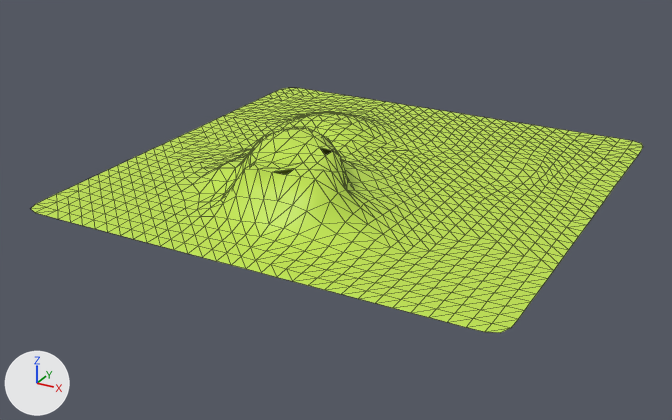
Renders of the glTF model models/Isle.glb from each side of a commit.
The view is the same before and after, from a 50 mm camera at (373.0, -402.0, 177.0) aimed at (162.0, -19.0, -14.0). The axes (+X, +Y, +Z) are drawn at lower left. The lights are the same throughout. Mesh edges are drawn as thin lines. Objects named as collision shapes, trigger or cutter boxes, shadow casters or lower levels of detail are left out. Where no turn or scale is listed for an object, it has been applied to the vertices. Vertices at the same position are counted once.

The scene before the commit, as lines of its bpy script (objects in view):
```python
mat_grass_001 = principled_material('Grass.001')
mat_grass_001.base_color = (0.548, 0.8, 0.0765)  # green #c3e74e
me_plane_027 = bpy.data.meshes.new('Plane.027')
me_plane_027.from_pydata(...)  # 1089 vertices, 2048 faces; spans x -119.0..119.0, y -119.0..119.0, z 0.0..33.0
me_plane_027.materials.append(mat_grass_001)  # green #c3e74e
# before: 939 (-97.0, 97.0, 0.0) at pixel (298, 99), 940 (-104.0, 97.0, 0.0) at pixel (288, 97), 942 (-89.0, 104.0, 0.0) at pixel (314, 97), 943 (-97.0, 104.0, 0.0) at pixel (304, 96), 1019 (-82.0, 112.0, 0.0) at pixel (329, 96)
# before: 1020 (-89.0, 112.0, 0.0) at pixel (319, 94), 1039 (-119.0, 82.0, 0.0) at pixel (256, 100), 1040 (-112.0, 74.0, 0.0) at pixel (260, 104), 1043 (-119.0, 67.0, 0.0) at pixel (243, 106), 1044 (-112.0, 60.0, 0.0) at pixel (247, 111)
ob_isle = bpy.data.objects.new('Isle', me_plane_027)
ob_isle.location = (167.9, 0.0, 0.4)
```
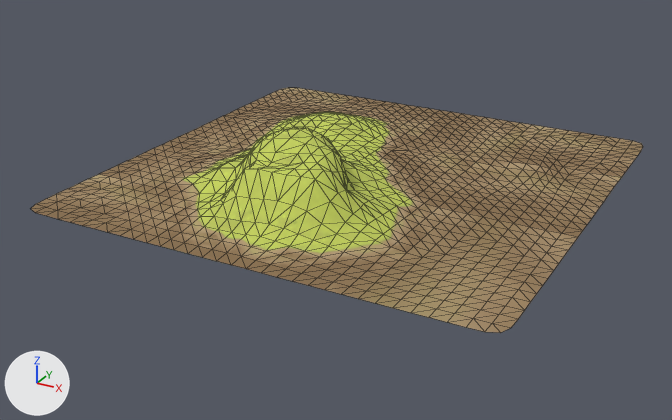
Where the newer file only moved an object's origin or applied its transform, the numbers keep the older frame.

The change, as a list of edits to the scene's bpy script:
```text
Add img_land:
    img_land = load_image('Land', '_unpacked/Land', 256, 256, 'sRGB')
Change mat_grass_001:
    remove mat_grass_001.base_color = (0.548, 0.8, 0.0765)  # green #c3e74e
    add mat_grass_001.texture = img_land
    mat_grass_001.roughness: 0.5 -> 1.0
Change me_plane_027:
    where me_plane_027.from_pydata(...)  # 1089 vertices, 2048 faces; spans x -119.0..119.0, y -119.0..119.0, z 0.0..33.0
    used by ob_isle; location = (167.9, 0.0, 0.4)
    me_plane_027 part 1: 48 of 1089 vertices moved; they spanned x -119.0..-30.0, y -119.0..22.0, z 0.0..9.0 and now span x -119.0..-30.0, y -119.0..22.0, z 0.0..9.0; mean shift (0.0, 0.0, 0.0); largest move (-66.0, -15.0, 3.0) -> (-54.0, -15.0, 9.0)
    me_plane_027 part 2: 24 of 1089 vertices moved; they spanned x -24.0..119.0, y -119.0..-15.0, z 0.0..24.0 and now span x -24.0..119.0, y -119.0..-15.0, z 0.0..24.0; mean shift (0.0, 0.0, 0.0); largest move (22.0, -60.0, 17.0) -> (30.0, -60.0, 10.0)
    me_plane_027 part 3: 8 of the vertices in x 60.0..119.0, y 58.0..112.0, z 0.0 are moved by (-7.0, 0.0, 0.0)
    me_plane_027 part 4: the 1 vertex in x 89.0, y 75.0, z 0.0 is moved by (-7.0, 1.0, 0.0)
    me_plane_027 part 5: the 1 vertex in x 82.0, y 76.0, z 0.0 is moved by (7.0, -1.0, 0.0)
    me_plane_027 part 6: 8 of the vertices in x 52.0..112.0, y 58.0..112.0, z 0.0 are moved by (7.0, 0.0, 0.0)
    me_plane_027 part 7
    add for i in [939, 942, 1019, 1040, 1044]: me_plane_027.vertices[i].co += Vector((-7.0, 0.0, 0.0))
    add for i in [940, 943, 1020, 1039, 1043]: me_plane_027.vertices[i].co += Vector((7.0, 0.0, 0.0))
    me_plane_027.vertices[1037].co: (-119.0, 74.0, 0.0) -> (-119.0, 82.0, 0.0)  # pixel (250, 103) -> pixel (256, 100)
    me_plane_027.vertices[1038].co: (-112.0, 82.0, 0.0) -> (-112.0, 74.0, 0.0)  # pixel (266, 101) -> pixel (260, 104)
    me_plane_027.vertices[1041].co: (-119.0, 60.0, 0.0) -> (-119.0, 67.0, 0.0)  # pixel (237, 109) -> pixel (243, 106)
    me_plane_027.vertices[1042].co: (-112.0, 67.0, 0.0) -> (-112.0, 60.0, 0.0)  # pixel (253, 108) -> pixel (247, 111)
    me_plane_027 part 8: 1713 kept faces spanning x -119.0..119.0, y -119.0..119.0, z 0.0..33.0 get new texture (UV) coordinates
```

Boxes (x1, y1, x2, y2) around the edits, measured in the pictures (672 x 420 px; the box of a moved part takes in the faces that stretch with it):
'Isle', surface changed, reshaped: (31, 88, 643, 333) in both
part 1 of me_plane_027, moved or reshaped: (57, 130, 351, 239) in both
part 2 of me_plane_027, moved or reshaped: (247, 152, 587, 333) in both
part 3 of me_plane_027, moved or reshaped: before (532, 127, 624, 180); after (507, 125, 641, 175)
part 4 of me_plane_027, moved or reshaped: before (565, 152, 586, 165); after (548, 152, 574, 159)
part 5 of me_plane_027, moved or reshaped: before (548, 149, 572, 162); after (557, 154, 590, 162)
part 6 of me_plane_027, moved or reshaped: before (512, 125, 643, 177); after (520, 129, 643, 180)
part 7 of me_plane_027, moved or reshaped: before (231, 91, 345, 114); after (231, 91, 339, 114)
part 8 of me_plane_027, surface changed: (31, 88, 643, 327) in both
